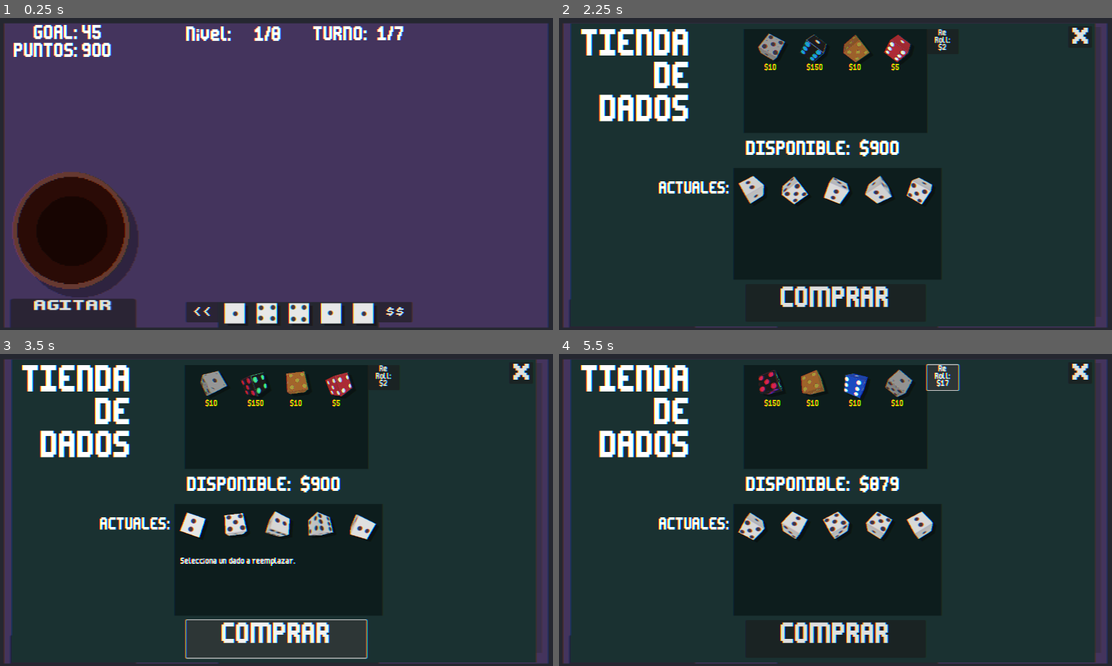
Above: before the commit, frames 1-4 (two rows, left to right).
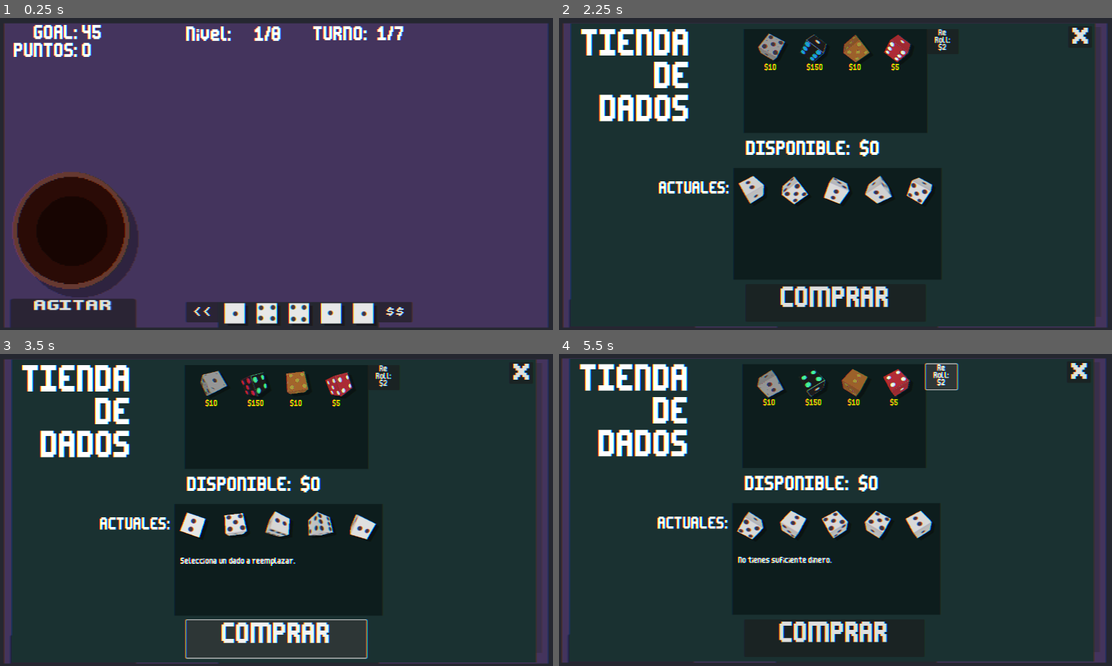
Above: after the commit, the same moments.

Repository: mcerdeira/generala-dice
Game: Godot game, scene res://scenes/main.tscn
Same seed, same stepped clock (60 frames per second), same inputs: the game is played once before the commit and once after it. Sound files missing from this copy of the repository are replaced by a short silence.
Inputs (mouse positions are in pixels of both pictures, inside the frame that each line leads up to):
- Up to frame 1 (0.25 s): no input
- Up to frame 2 (2.25 s): click "AGITAR" at 0.5 s; click "<<" at 1.25 s; click "$$" at 2 s
- Up to frame 3 (3.5 s): click "COMPRAR" at 2.75 s
- Up to frame 4 (5.5 s): click "Re Roll: $2" at 3.5 s; click (940, 378) at 4.25 s, where only the run before the commit has a clickable "Re Roll: $7"; click (940, 378) at 5 s, where only the run before the commit has a clickable "Re Roll: $12"

The runs differ from the first frame. In frame 1, 0.2% of the frame differs, in the area x 14-21%, y 7-13%; in frame 2, 0.2%; in frame 3, 0.2%; in frame 4, 9.5%, in the area x 0-100%, y 1-100%.

Commit message:
Mejoras y corregir texto

Diff:
--- a/scenes/main.tscn
+++ b/scenes/main.tscn
@@ -334,10 +334,10 @@
 visible = false
 z_index = 4096
 material = SubResource("ShaderMaterial_uj0rc")
-offset_left = 178.0
+offset_left = 210.0
 offset_top = 226.0
-offset_right = 898.0
-offset_bottom = 306.0
+offset_right = 930.0
+offset_bottom = 358.0
 theme_override_colors/font_color = Color(1, 0, 0.364706, 1)
 theme_override_fonts/font = ExtResource("7_jk6n3")
 theme_override_font_sizes/font_size = 186
--- a/scripts/Global.gd
+++ b/scripts/Global.gd
@@ -54,9 +54,9 @@
 	MultDice = {"id": DiceIDs.MultDice, "price": 150, "texture": load("res://sprites/dices/muldice.png"), "title": "Dado multiplicador", "description": "[color=red]Multiplica[/color] el puntaje por su valor."},
 	MultDice2 = {"id": DiceIDs.MultDice2, "price": 10, "texture": load("res://sprites/dices/muldice2.png"), "title": "Dado x2", "description": "[color=red]Multiplica[/color] el puntaje por [color=red] 2[/color]."},
 
-	Copy = {"id": DiceIDs.Copy, "price": 10, "texture": load("res://sprites/dices/copy.png"), "title": "Dado copion", "description": "[color=red]Copia[/color] el valor de otro dado al azar."},
-	D2 = {"id": DiceIDs.D2, "price": 7, "texture": load("res://sprites/dices/dx2.png"), "title": "Dado D2", "description": "Solo tiene [color=red] 2[/color] valores."},
-	D3 = {"id": DiceIDs.D3, "price": 5, "texture": load("res://sprites/dices/dx3.png"), "title": "Dado D3", "description": "Solo tiene [color=red] 3[/color] valores."},
+	Copy = {"id": DiceIDs.Copy, "price": 10, "texture": load("res://sprites/dices/copy.png"), "title": "Dado copion", "description": "[color=red]Copia[/color] el valor de otro dado seleccionado."},
+	D2 = {"id": DiceIDs.D2, "price": 7, "texture": load("res://sprites/dices/dx2.png"), "title": "Dado D2", "description": "Solo tiene [color=red] 2[/color] valores ([color=red]1, 2[/color])."},
+	D3 = {"id": DiceIDs.D3, "price": 5, "texture": load("res://sprites/dices/dx3.png"), "title": "Dado D3", "description": "Solo tiene [color=red] 3[/color] valores ([color=red]1, 2, 3[/color])."},
 	TurnPlus = {"id": DiceIDs.TurnPlus, "price": 3, "texture": load("res://sprites/dices/turnplus.png"), "title": "Dado +1 Turno", "description": "Tener este dado suma [color=red] 1[/color] turno la partida."},
 	Rubber = {"id": DiceIDs.Rubber, "price": 5, "texture": load("res://sprites/dices/rubber.png"), "title": "Dado de goma", "description": "Al tirarlo permite un [color=red] flip[/color] a su lado opuesto."},
 }
@@ -84,7 +84,7 @@
 var Turn = 1
 var InternarlTurn = 1
 var TurnMax = 7
-var Points = 900
+var Points = 0
 var Goal = 45
 var Goals = [0, 45, 100, 120, 150, 250, 800, 1000, 2000]
 var GameOver = false
